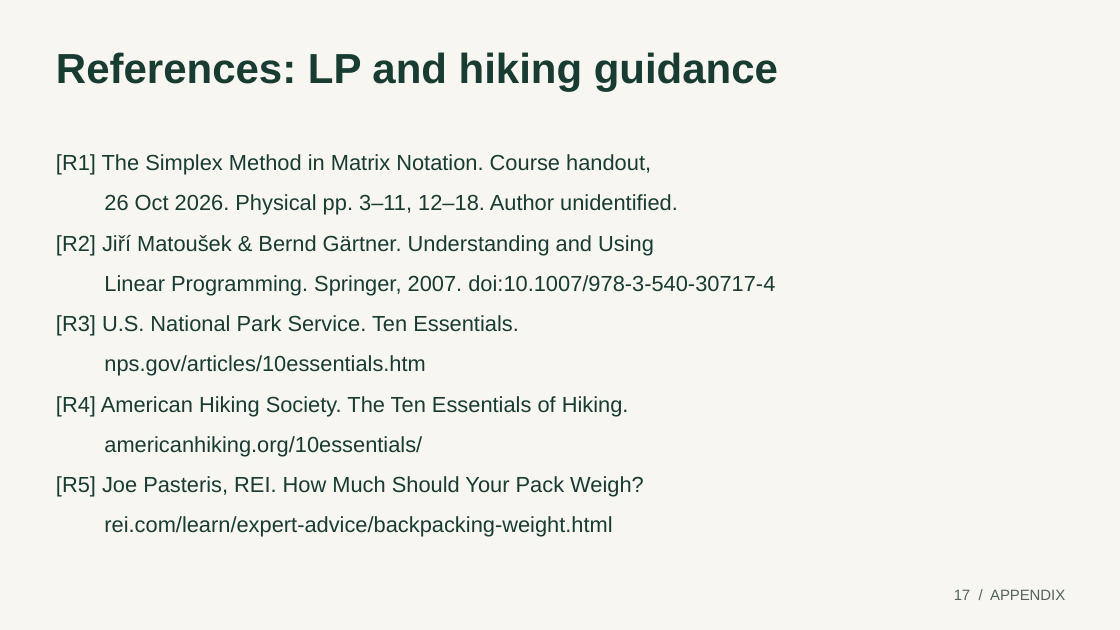
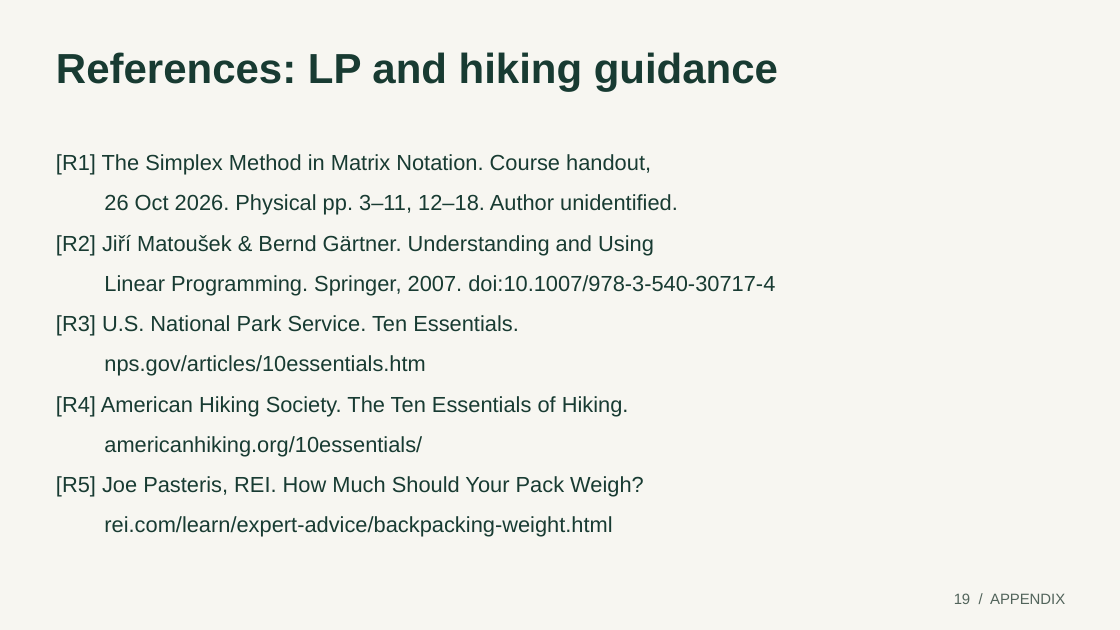
Before and after one commit to mavroul1s/TrailBalance, a slide deck: slide 19 of presentations/milestone-01/TrailBalance-Milestone-01.pptx (slide 17 before the commit). Drawn at 1120x630 pixels with LibreOffice and Linux fonts; fonts in the diff are those of the drawing. Boxes give left, top, right and bottom in pixels: in the first picture for what was removed or moved away, otherwise in the second. Text is boxed around its words. In the diff, an @@ line names an element or a change of style, - is before the commit and + after.

```diff
--- a/presentations/milestone-01/TrailBalance-Milestone-01.pptx
+++ b/presentations/milestone-01/TrailBalance-Milestone-01.pptx
@@ text at (x1=954, y1=593, x2=1065, y2=604): text changed @@
-17 / APPENDIX
+19 / APPENDIX
```
Also in this commit, not shown: 9 other slides changed, 10 slides added, 8 slides removed, 8 other files.
